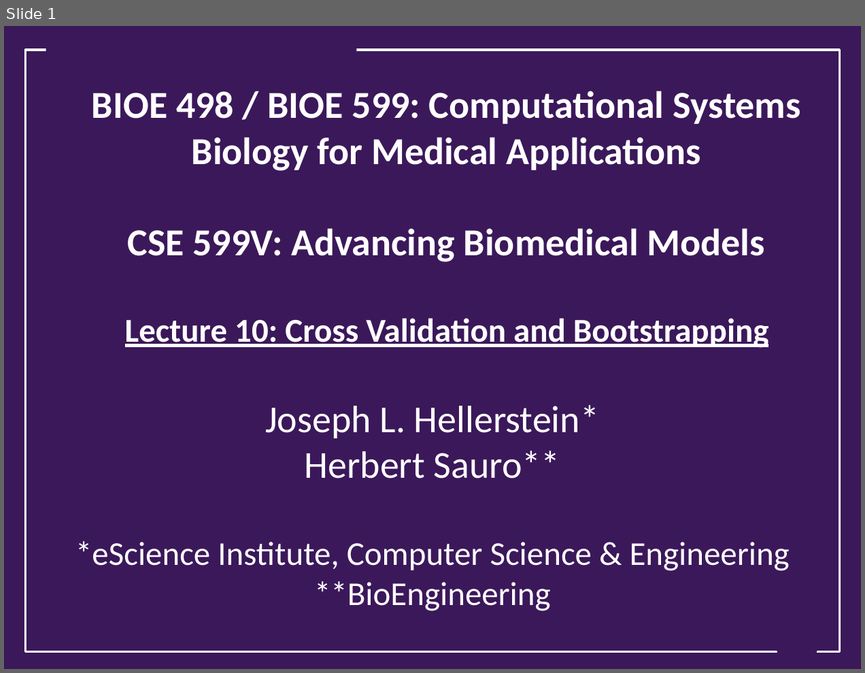
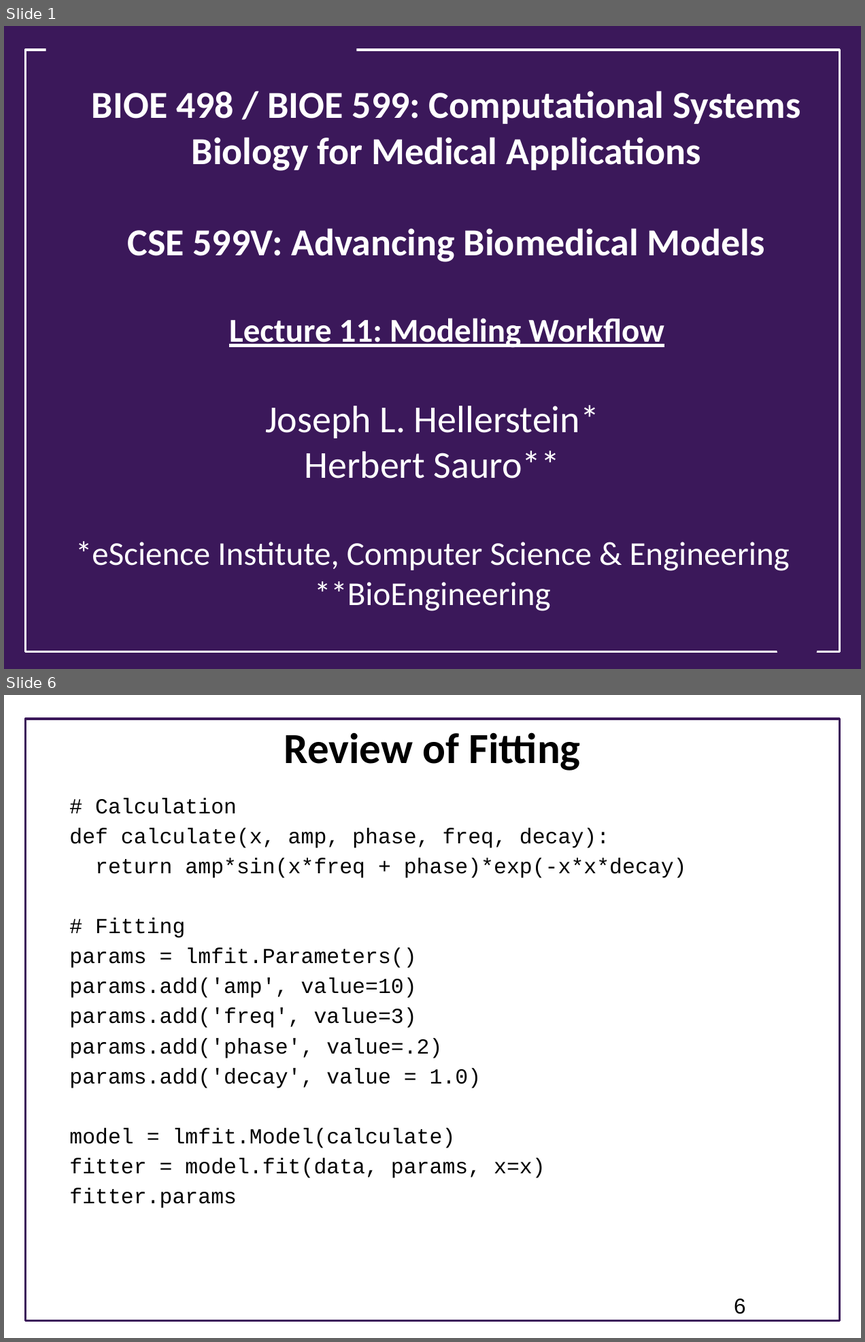
Before and after one commit to ModelEngineering/advancing-biomedical-models, a slide deck: Lectures/Week_5/CSE 599V Lecture 11 - Modeling Workflow .pptx. Shown one above the other, each under a label of ours: slide 1 before the commit, slides 1 and 6 after it; the slides between them are not shown. The pictures are 865x673 and 865x1342 pixels, drawn with LibreOffice and Linux fonts; fonts in the diff are those of the drawing; background and template pictures are left out. Boxes give left, top, right and bottom in pixels: in the first picture for what was removed or moved away, otherwise in the second. Text is boxed around its words. In the diff, an @@ line names an element or a change of style, - is before the commit and + after.

```diff
--- a/Lectures/Week_5/CSE 599V Lecture 11 - Modeling Workflow .pptx
+++ b/Lectures/Week_5/CSE 599V Lecture 11 - Modeling Workflow .pptx
@@ slide 6 added at (x1=4, y1=695, x2=861, y2=1338), background #FFFFFF @@
@@ rectangle added at (x1=26, y1=719, x2=839, y2=1321), outline #3B185A 1.75 pt @@
@@ title added at (x1=284, y1=732, x2=580, y2=770), 36 pt, text #000000, bold @@
+Review of Fitting
@@ text added at (x1=69, y1=798, x2=687, y2=1208), 18 pt, text #000000 @@
+# Calculation
+def calculate(x, amp, phase, freq, decay):
+return amp*sin(x*freq + phase)*exp(-x*x*decay)
+# Fitting
+params = lmfit.Parameters()
+params.add('amp', value=10)
+params.add('freq', value=3)
+params.add('phase', value=.2)
+params.add('decay', value = 1.0)
+model = lmfit.Model(calculate)
+fitter = model.fit(data, params, x=x)
+fitter.params
@@ page number added at (x1=734, y1=1298, x2=746, y2=1314), 18 pt, text #000000 @@
+6
@@ slide 1 changed as well @@
@@ title at (x1=92, y1=91, x2=800, y2=348): text changed @@
-BIOE 498 / BIOE 599: Computational Systems Biology for Medical Applications
-CSE 599V: Advancing Biomedical Models
-Lecture 10: Cross Validation and Bootstrapping
+BIOE 498 / BIOE 599: Computational Systems Biology for Medical Applications
+CSE 599V: Advancing Biomedical Models
+Lecture 11: Modeling Workflow
```
Also in this commit, not shown: 1 other slide changed, 8 other slides added, 12 slides removed, 1 other file.
